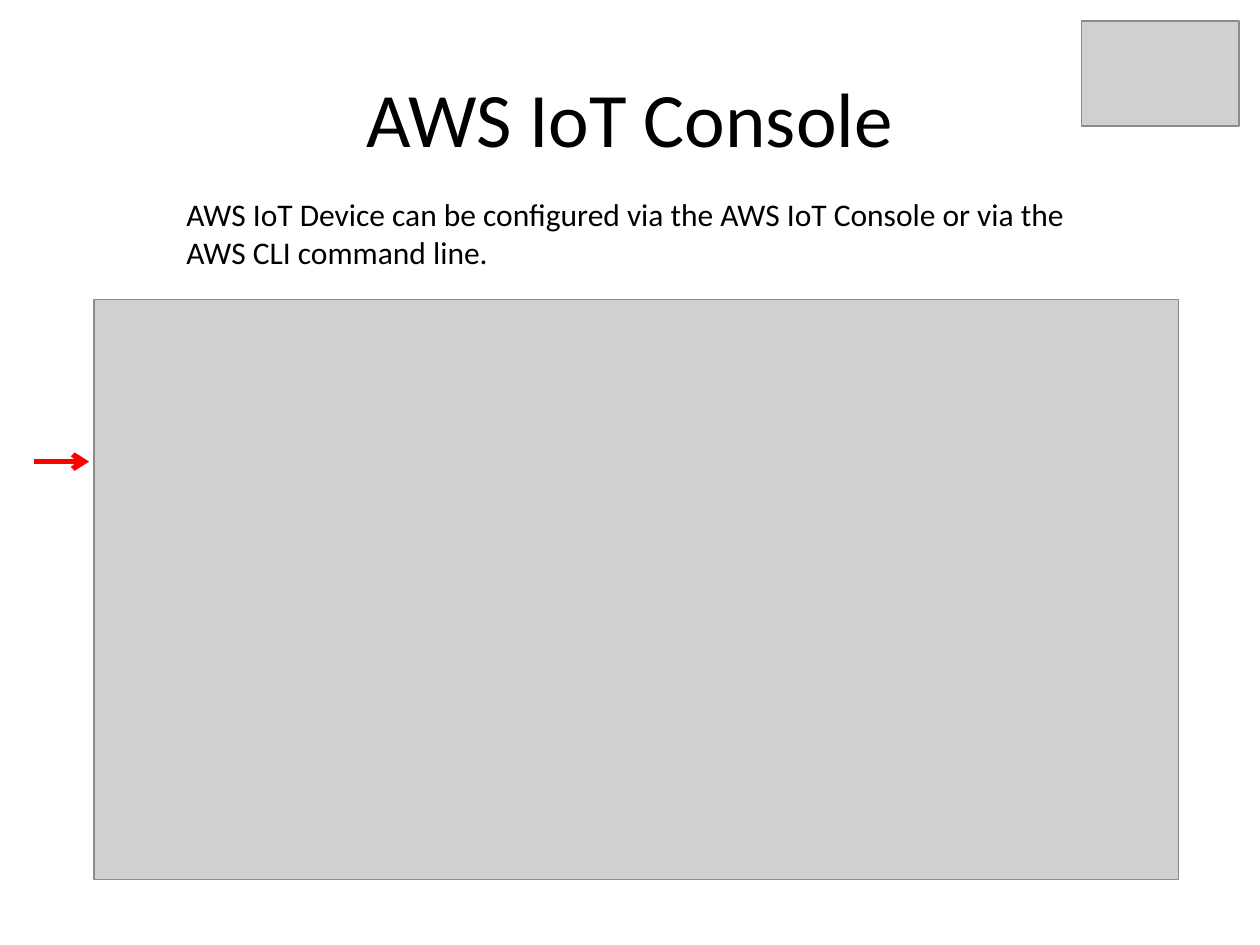
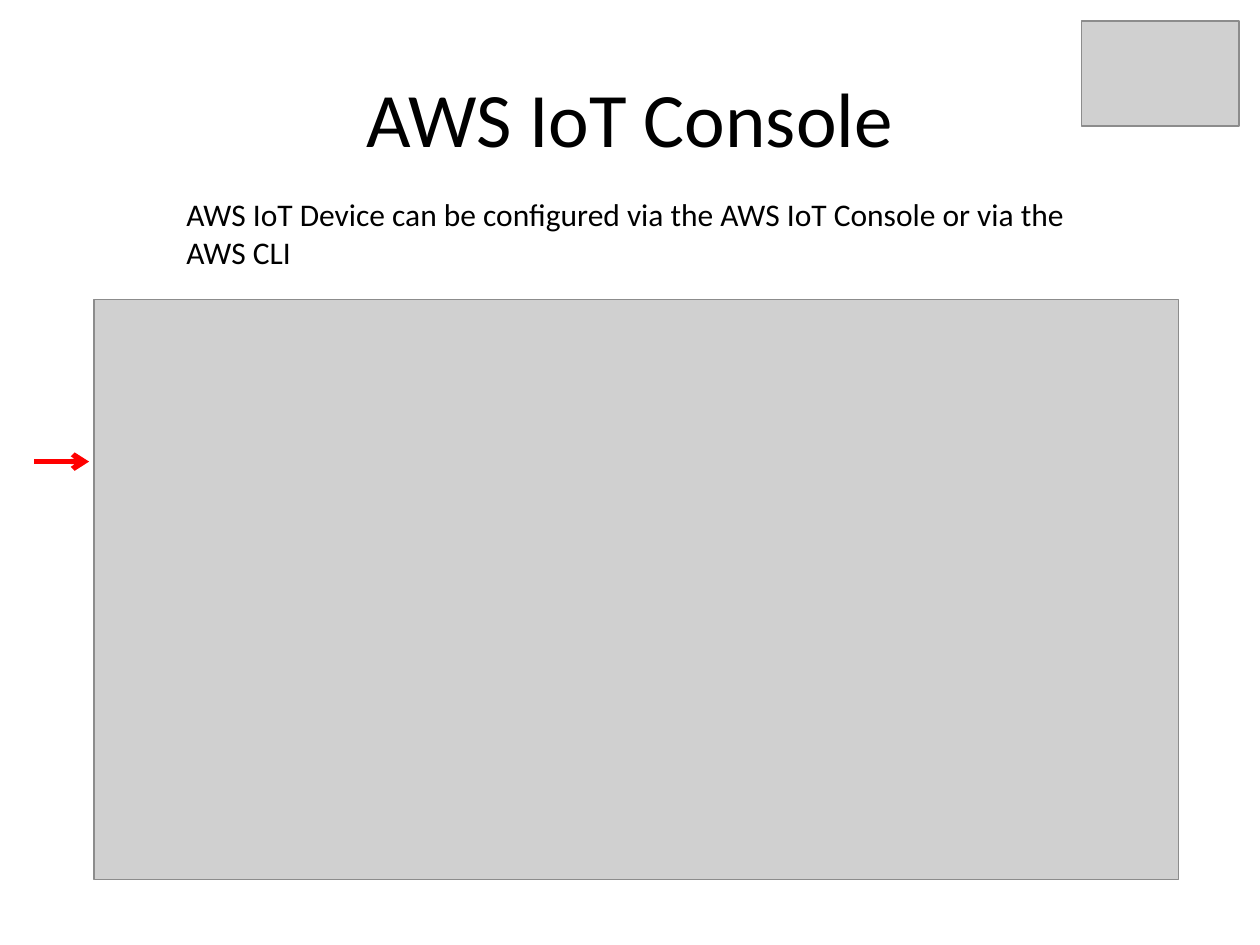
Before and after one commit to kskalvar/AWS-IoT-AndroidStudio, a slide deck: slide 10 of .assets/IoT-QuickStart-with-AWS.pptx. Drawn at 1260x945 pixels with LibreOffice and Linux fonts; fonts in the diff are those of the drawing; grey boxes stand for pictures. Boxes give left, top, right and bottom in pixels: in the first picture for what was removed or moved away, otherwise in the second. Text is boxed around its words. In the diff, an @@ line names an element or a change of style, - is before the commit and + after.

```diff
--- a/.assets/IoT-QuickStart-with-AWS.pptx
+++ b/.assets/IoT-QuickStart-with-AWS.pptx
@@ text at [186,204,1064,265]: text changed @@
-AWS IoT Device can be configured via the AWS IoT Console or via the AWS CLI command line.
+AWS IoT Device can be configured via the AWS IoT Console or via the AWS CLI
```
Also in this commit, not shown: 7 other slides changed, 2 other files.
